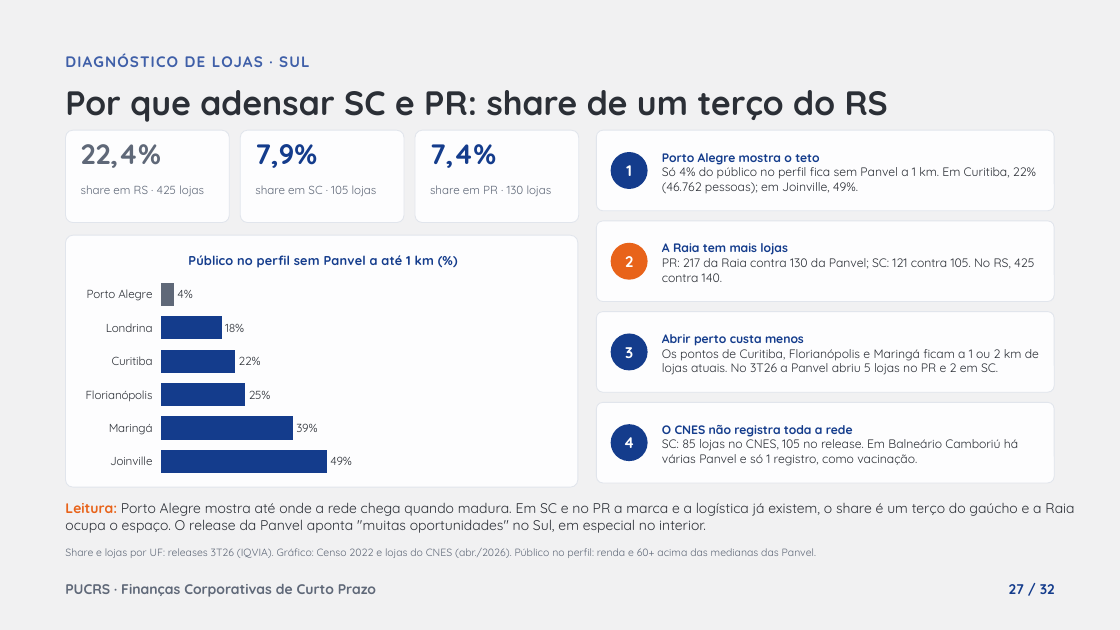
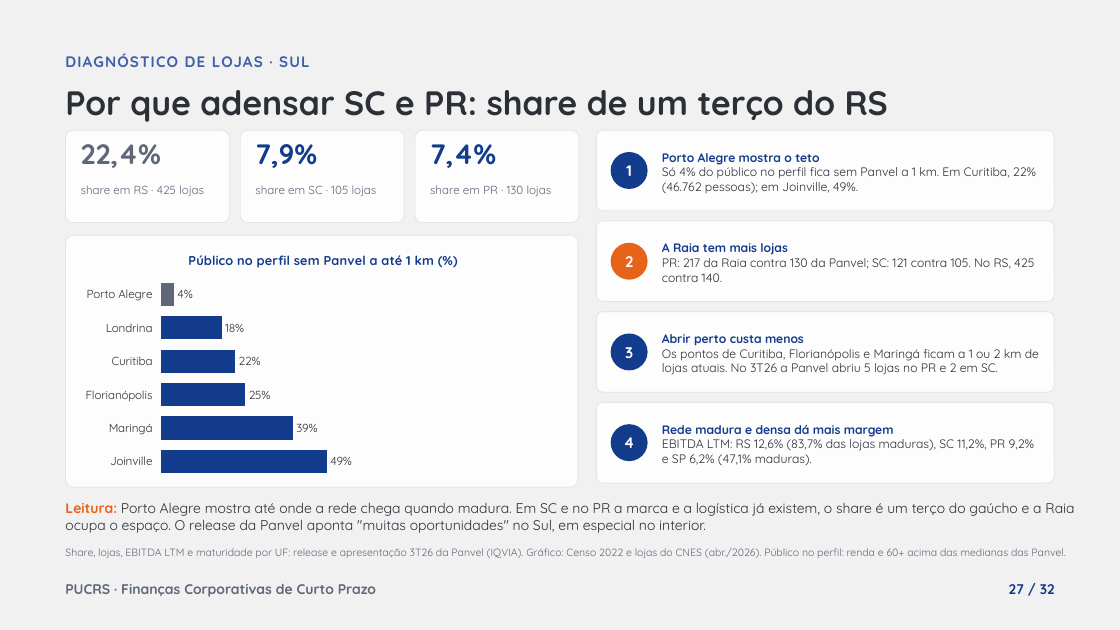
Before and after one commit to pedromartinilehn/DesenvolvimentoEconomico, a slide deck: slide 27 of farmacias/entrega2/Panvel_Entrega2_e_Diagnostico_de_Lojas.pptx. Drawn at 1120x630 pixels with LibreOffice and Linux fonts; fonts in the diff are those of the drawing. Boxes give left, top, right and bottom in pixels: in the first picture for what was removed or moved away, otherwise in the second. Text is boxed around its words. In the diff, an @@ line names an element or a change of style, - is before the commit and + after.

```diff
--- a/farmacias/entrega2/Panvel_Entrega2_e_Diagnostico_de_Lojas.pptx
+++ b/farmacias/entrega2/Panvel_Entrega2_e_Diagnostico_de_Lojas.pptx
@@ text at (662,424,1034,466): text changed @@
-O CNES não registra toda a rede
-SC: 85 lojas no CNES, 105 no release. Em Balneário Camboriú há várias Panvel e só 1 registro, como vacinação.
+Rede madura e densa dá mais margem
+EBITDA LTM: RS 12,6% (83,7% das lojas maduras), SC 11,2%, PR 9,2% e SP 6,2% (47,1% maduras).
@@ text at (65,548,1065,558): text changed @@
-Share e lojas por UF: releases 3T26 (IQVIA). Gráfico: Censo 2022 e lojas do CNES (abr./2026). Público no perfil: renda e 60+ acima das medianas das Panvel.
+Share, lojas, EBITDA LTM e maturidade por UF: release e apresentação 3T26 da Panvel (IQVIA). Gráfico: Censo 2022 e lojas do CNES (abr./2026). Público no perfil: renda e 60+ acima das medianas das Panvel.
```
Also in this commit, not shown: 5 other files.
